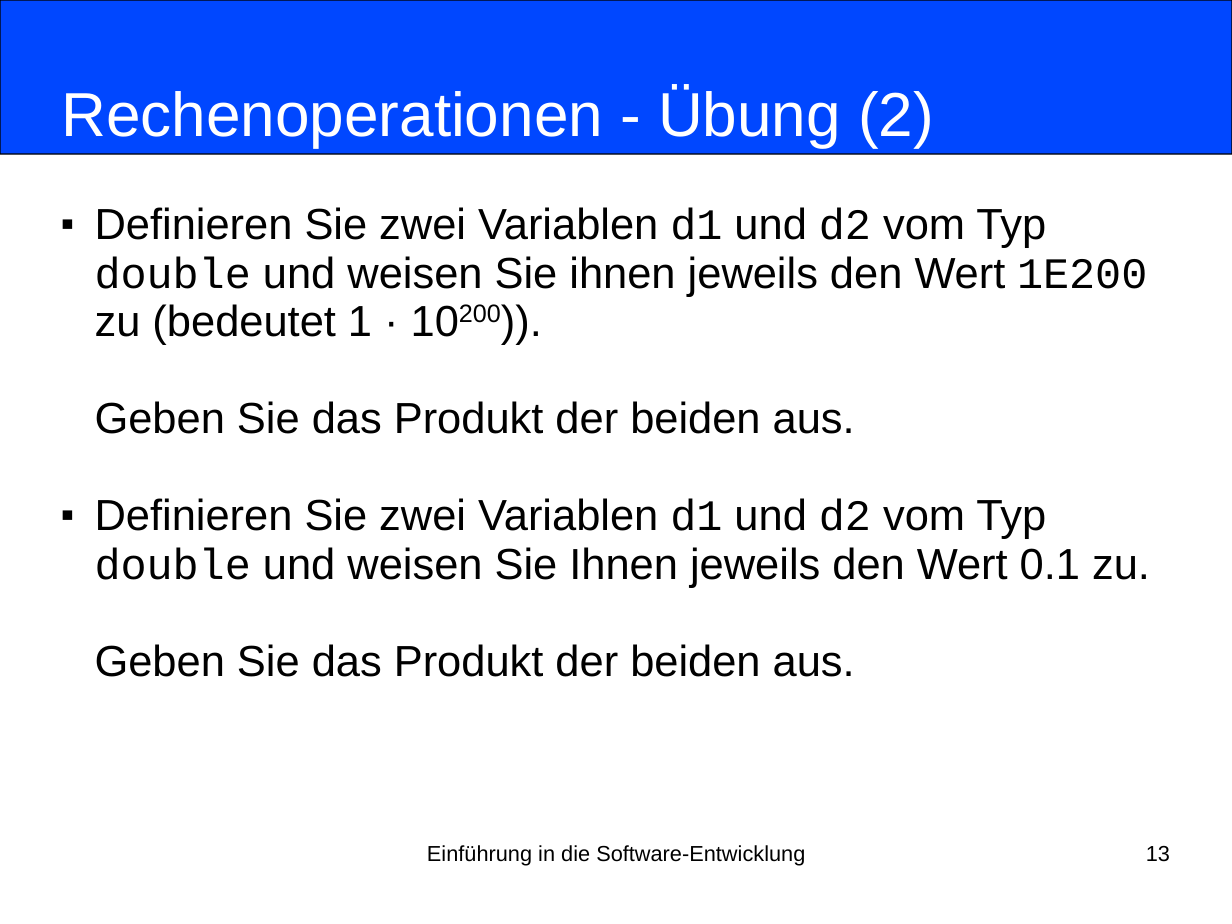
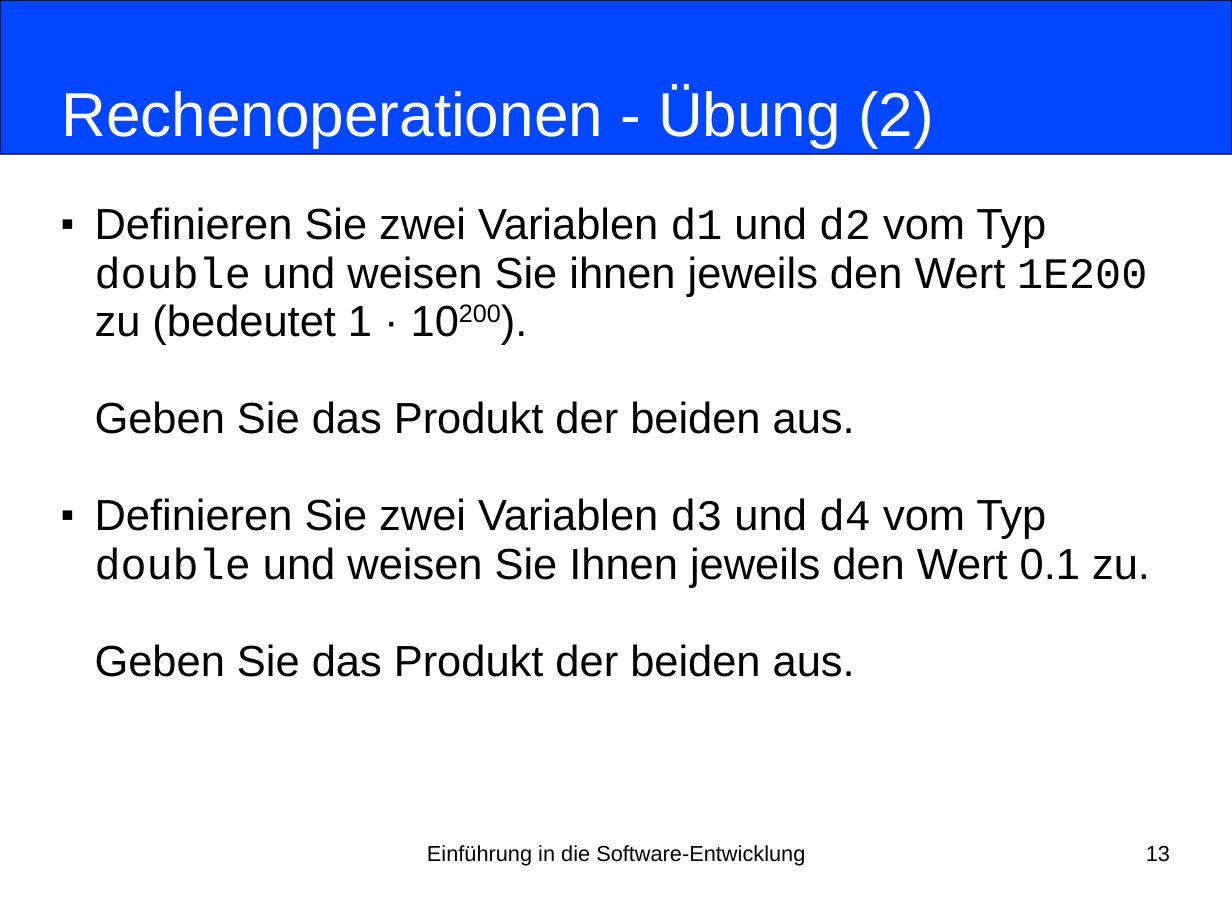
Before and after one commit to nordakademie-einfuehrung-java/vorlesungsskript, a slide deck: slide 13 of folien/Semester_03_Termin_03_Kapitel03.ppt. Drawn at 1232x924 pixels with LibreOffice and Linux fonts; fonts in the diff are those of the drawing. Boxes give left, top, right and bottom in pixels: in the first picture for what was removed or moved away, otherwise in the second. Text is boxed around its words. In the diff, an @@ line names an element or a change of style, - is before the commit and + after.

Commit message:
fixed typo in var names

```diff
--- a/folien/Semester_03_Termin_03_Kapitel03.ppt
+++ b/folien/Semester_03_Termin_03_Kapitel03.ppt
@@ subtitle at <box>95,207,1150,677</box>: text changed @@
-■ Definieren Sie zwei Variablen d1 und d2 vom Typ double und weisen Sie ihnen jeweils den Wert 1E200 zu (bedeutet 1 · 10200)).
-  Geben Sie das Produkt der beiden aus.
-■ Definieren Sie zwei Variablen d1 und d2 vom Typ double und weisen Sie Ihnen jeweils den Wert 0.1 zu.
-  Geben Sie das Produkt der beiden aus.
+■ Definieren Sie zwei Variablen d1 und d2 vom Typ double und weisen Sie ihnen jeweils den Wert 1E200 zu (bedeutet 1 · 10200).
+  Geben Sie das Produkt der beiden aus.
+■ Definieren Sie zwei Variablen d3 und d4 vom Typ double und weisen Sie Ihnen jeweils den Wert 0.1 zu.
+  Geben Sie das Produkt der beiden aus.
```
